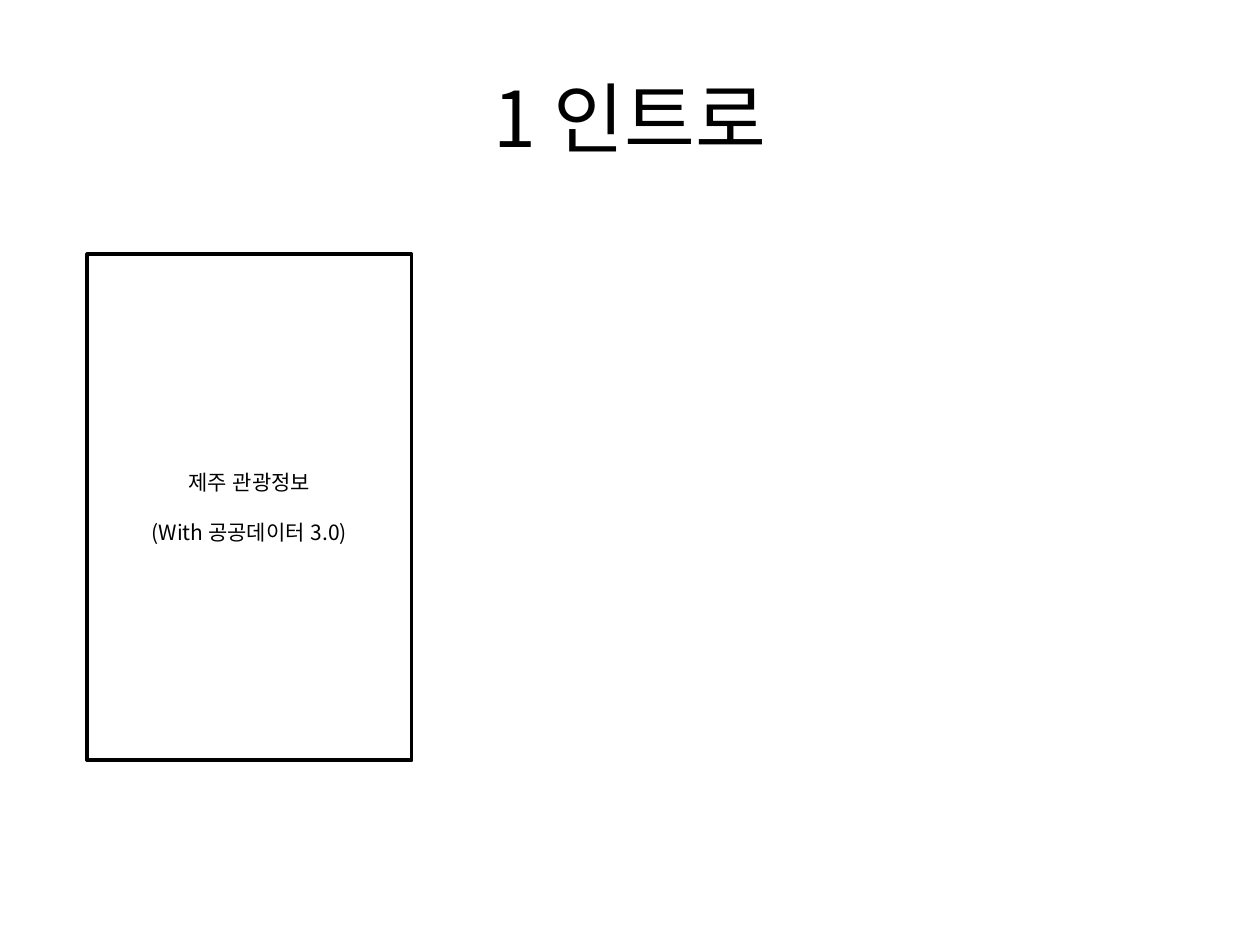
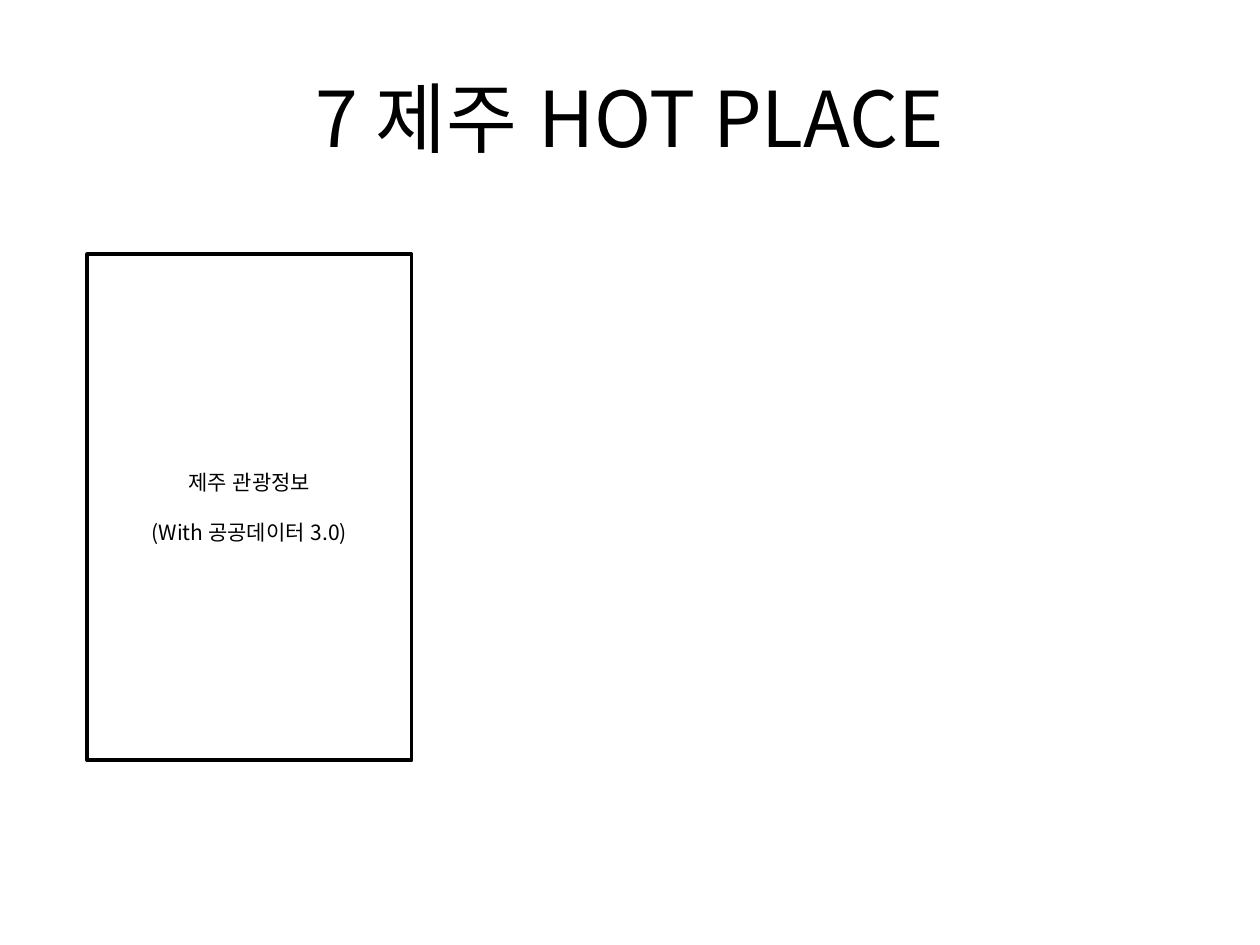
Before and after one commit to Seo-Sang-Eun/test01, a slide deck: slide 9 of Project Info/ui.pptx (slide 10 before the commit). Drawn at 1260x945 pixels with LibreOffice and Linux fonts; fonts in the diff are those of the drawing. Boxes give left, top, right and bottom in pixels: in the first picture for what was removed or moved away, otherwise in the second. Text is boxed around its words. In the diff, an @@ line names an element or a change of style, - is before the commit and + after.

```diff
--- a/Project Info/ui.pptx
+++ b/Project Info/ui.pptx
@@ title at bbox=[315, 83, 944, 153]: text changed @@
-1 인트로
+7 제주 HOT PLACE
```
Also in this commit, not shown: 3 other slides changed, 1 slide removed, 2 other files.
